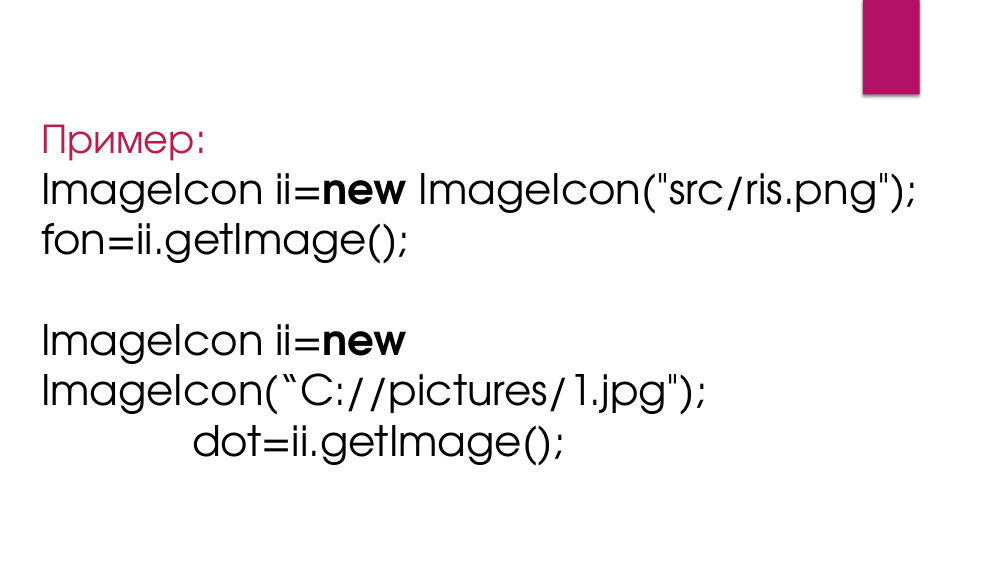
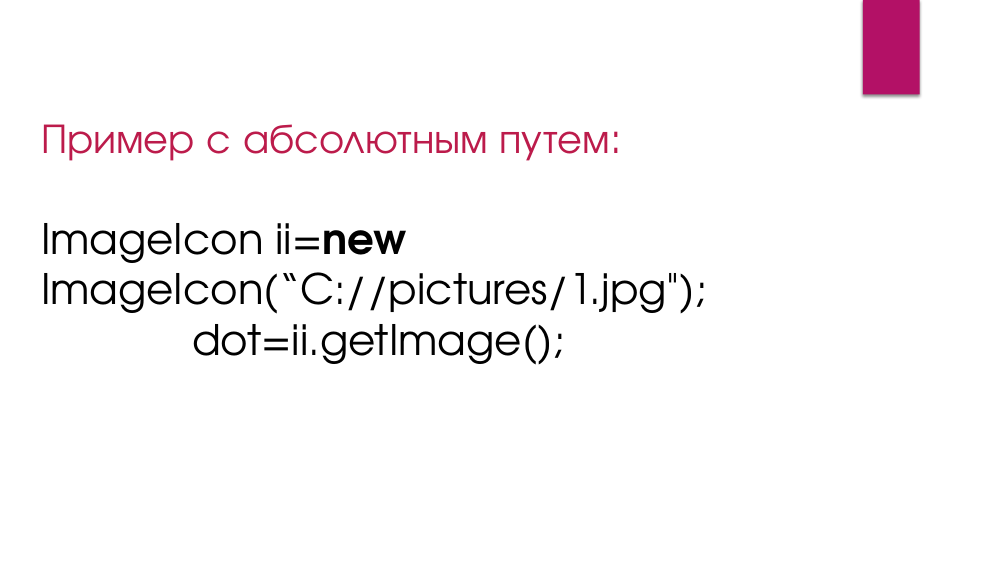
Before and after one commit to svetlanadegteva/presentation, a slide deck: slide 4 of модуль 1/изображения, таймер, клавиатура.pptx (slide 3 before the commit). Drawn at 1008x567 pixels with LibreOffice and Linux fonts; fonts in the diff are those of the drawing. Boxes give left, top, right and bottom in pixels: in the first picture for what was removed or moved away, otherwise in the second. Text is boxed around its words. In the diff, an @@ line names an element or a change of style, - is before the commit and + after.

```diff
--- a/модуль 1/изображения, таймер, клавиатура.pptx
+++ b/модуль 1/изображения, таймер, клавиатура.pptx
@@ text at box(41, 124, 611, 161): text changed; text colour #000000 to #BC1B4B @@
-Пример:
-ImageIcon ii=new ImageIcon("src/ris.png");
-fon=ii.getImage();
+Пример с абсолютным путем:
```
Also in this commit, not shown: 1 slide added.
